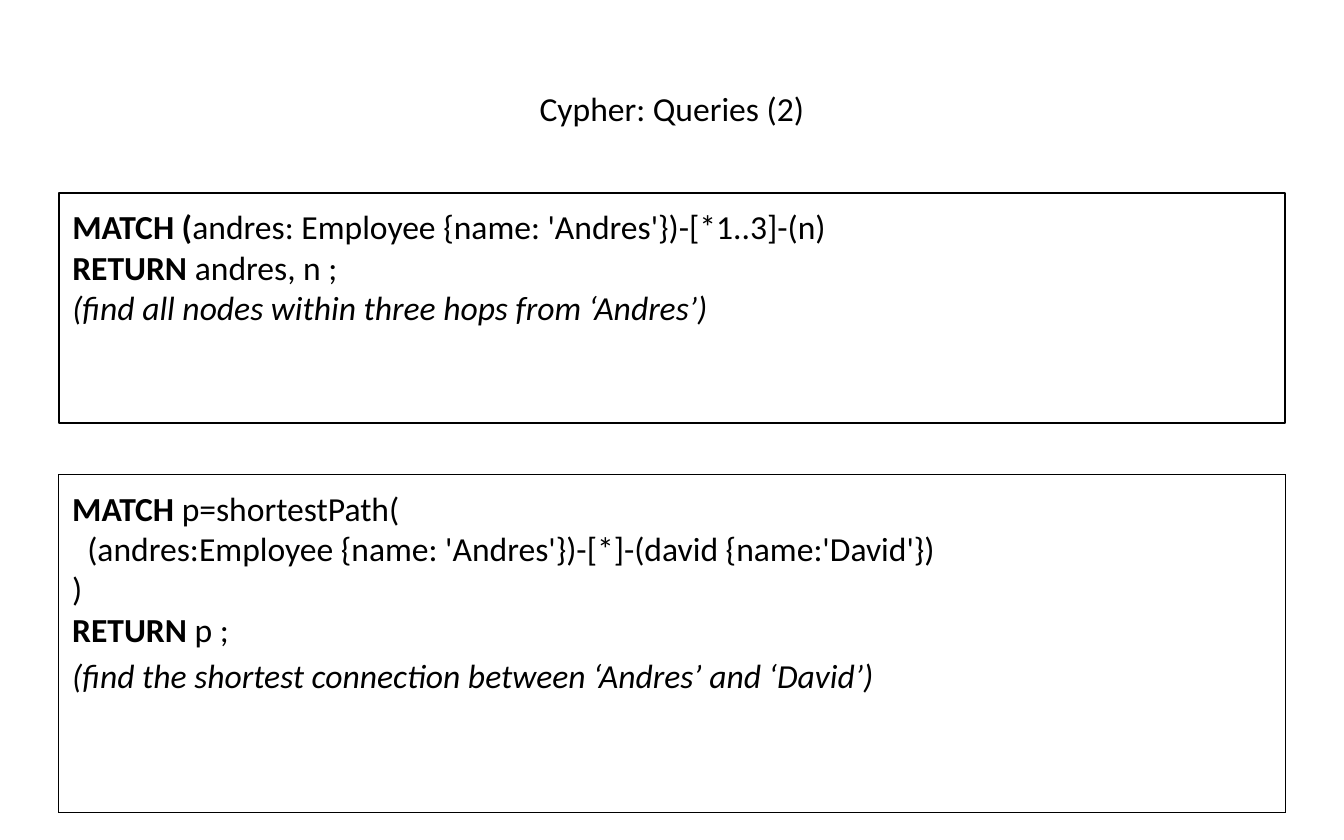
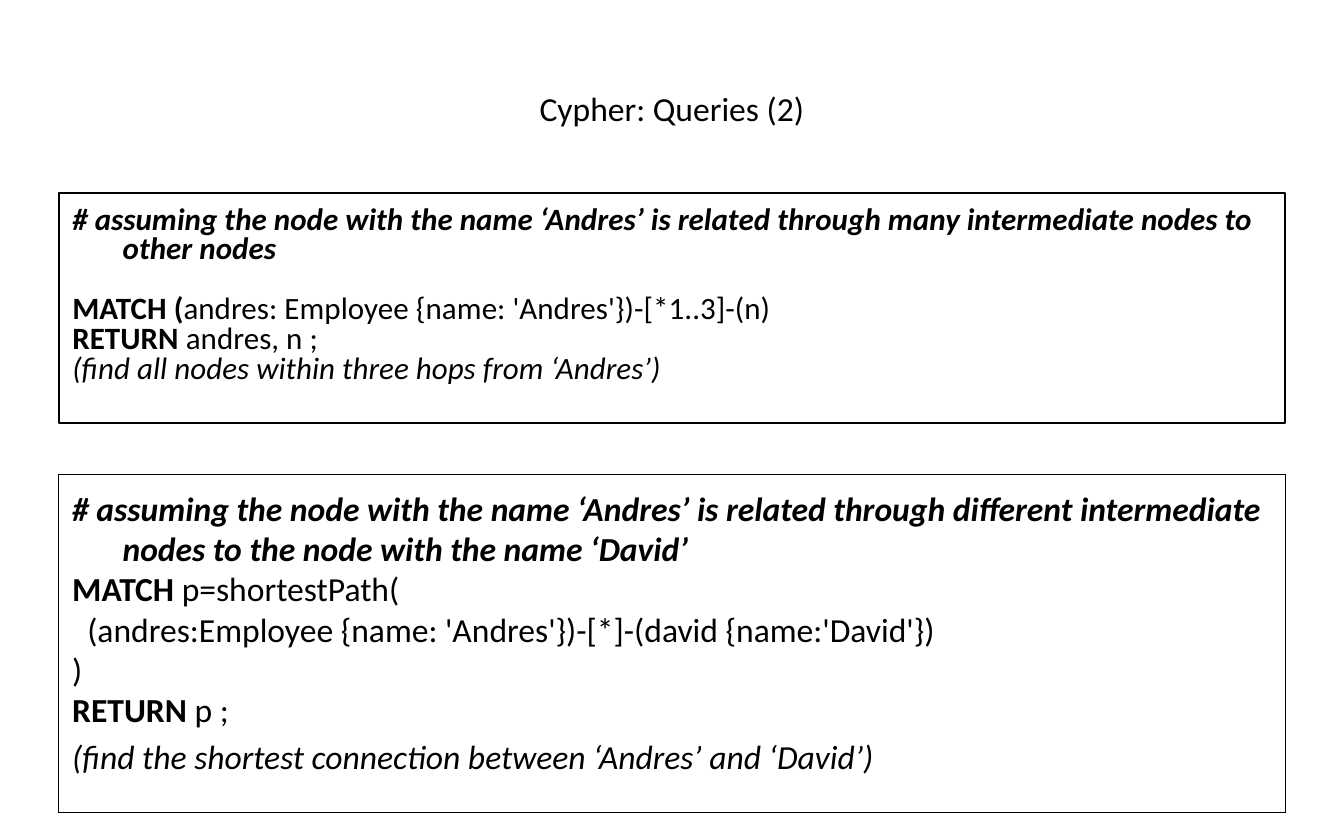
Before and after one commit to hogeschool/INFDEV026B, a slide deck: slide 40 of 2018-2019/build/Lecture 5.pptx (slide 36 before the commit). Drawn at 1344x840 pixels with LibreOffice and Linux fonts; fonts in the diff are those of the drawing. Boxes give left, top, right and bottom in pixels: in the first picture for what was removed or moved away, otherwise in the second. Text is boxed around its words. In the diff, an @@ line names an element or a change of style, - is before the commit and + after.

Commit message:
added some queries

```diff
--- a/2018-2019/build/Lecture 5.pptx
+++ b/2018-2019/build/Lecture 5.pptx
@@ text at [95,207,1252,260]: paragraph added @@
+# assuming the node with the name ‘Andres’ is related through many intermediate nodes to other nodes
@@ text at [72,296,771,384]: size 18 to 16.6 pt in "MATCH (andres: Employee {name: 'Andres'})-[*1..3]-(n)", "RETURN andres, n ;", "(find all nodes within three hops from ..."; line spacing 1 to 0.8 @@
@@ text in rectangle at [96,496,1260,562]: paragraph added @@
+# assuming the node with the name ‘Andres’ is related through different intermediate nodes to the node with the name ‘David’
```
Also in this commit, not shown: 2 other slides changed, 4 slides added.
